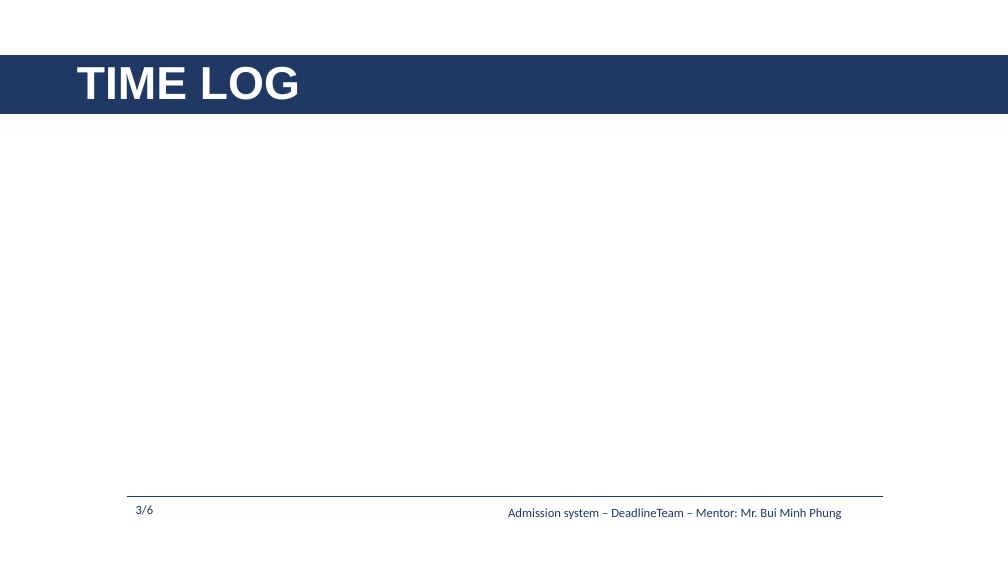
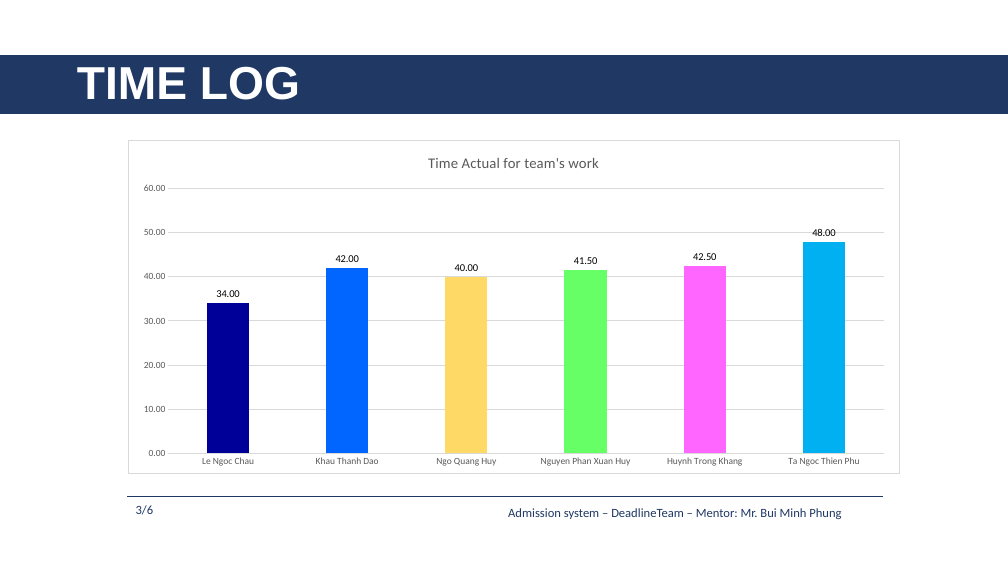
Before and after one commit to daotk/cap-deadline, a slide deck: slide 5 of 9. Presentation/AS_DeadlineTeam_Week20.pptx. Drawn at 1008x567 pixels with LibreOffice and Linux fonts; fonts in the diff are those of the drawing. Boxes give left, top, right and bottom in pixels: in the first picture for what was removed or moved away, otherwise in the second. Text is boxed around its words. In the diff, an @@ line names an element or a change of style, - is before the commit and + after.

```diff
--- a/9. Presentation/AS_DeadlineTeam_Week20.pptx
+++ b/9. Presentation/AS_DeadlineTeam_Week20.pptx
@@ column chart added at <box>128,140,899,474</box> @@
+title "Time Actual for team's work"
+categories: Le Ngoc Chau, Khau Thanh Dao, Ngo Quang Huy, Nguyen Phan Xuan Huy, Huynh Trong Khang, Ta Ngoc Thien Phu
+Series 1: 34, 42, 40, 41.5, 42.5, 48
```
Also in this commit, not shown: 2 other files.
